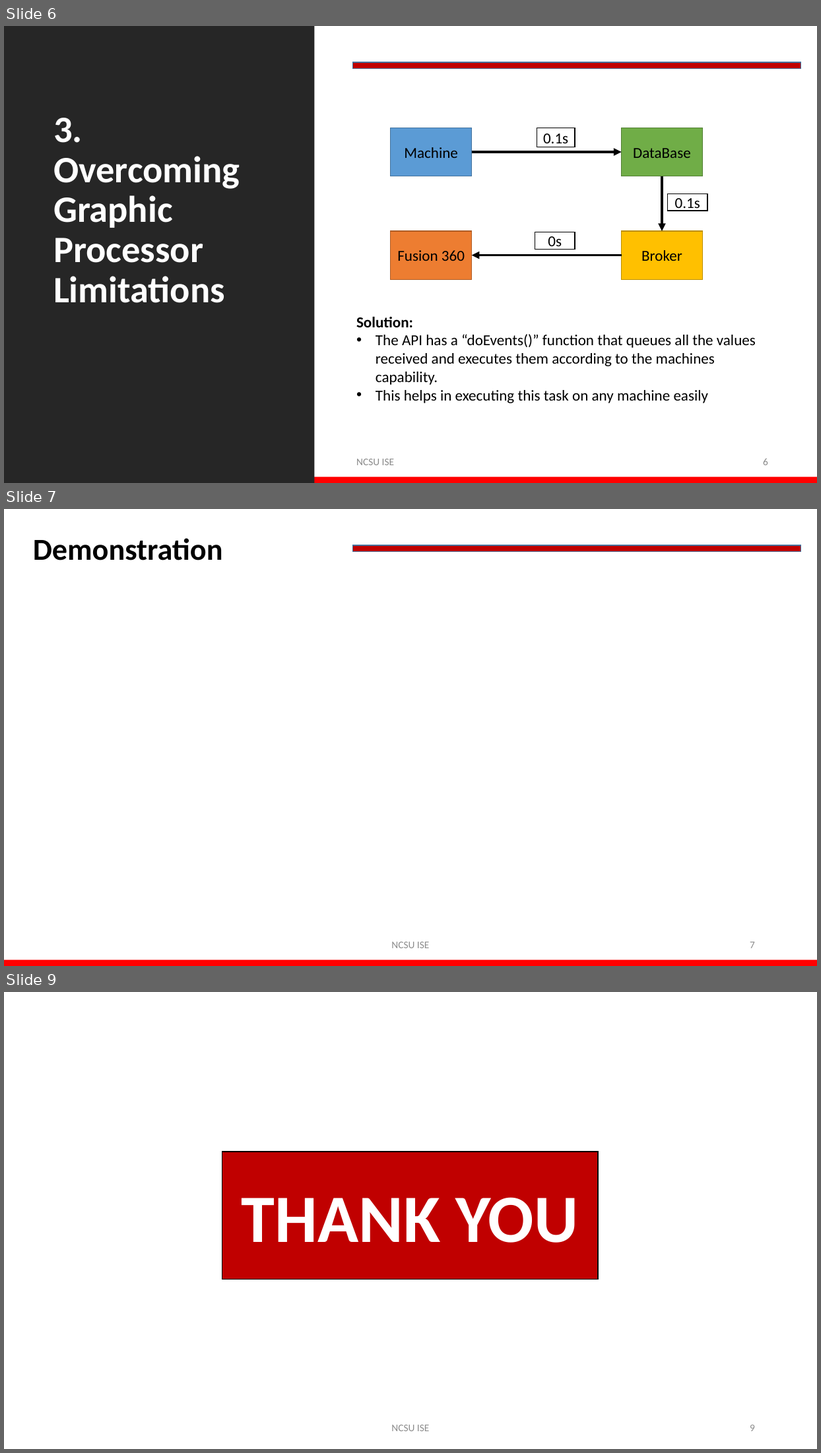
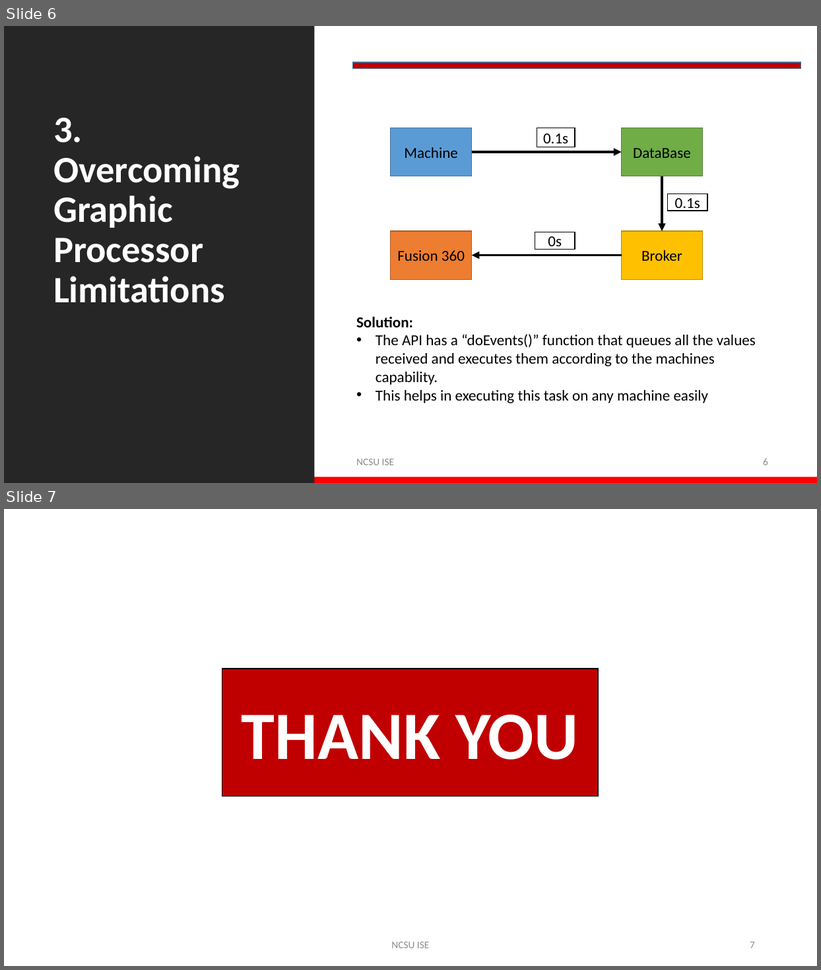
Before and after one commit to pkoprov/VF-2_Digital_Twin, a slide deck: Final Presentation-ISE 555 Project.pptx. Shown one above the other, each under a label of ours: slides 6, 7 and 9 before the commit, slides 6 and 7 after it; the slides between them are not shown. The pictures are 821x1453 and 821x970 pixels, drawn with LibreOffice and Linux fonts; fonts in the diff are those of the drawing; background and template pictures are left out. Boxes give left, top, right and bottom in pixels: in the first picture for what was removed or moved away, otherwise in the second. Text is boxed around its words. In the diff, an @@ line names an element or a change of style, - is before the commit and + after.

```diff
--- a/Final Presentation-ISE 555 Project.pptx
+++ b/Final Presentation-ISE 555 Project.pptx
@@ slide 7 removed at [4,509,817,966], background #FFFFFF; not listed: 2 template elements that a slide beside it also shows @@
@@ text removed at [33,538,223,560] @@
-Demonstration
@@ text removed at [391,942,429,949] @@
-NCSU ISE
@@ page number removed at [750,942,755,949] @@
-7
@@ what was slide 9 is now slide 7 @@
@@ page number at [750,942,755,949]: text changed @@
-9
+7
```
Also in this commit, not shown: 1 slide changed, 1 other slide removed, 1 other file.
